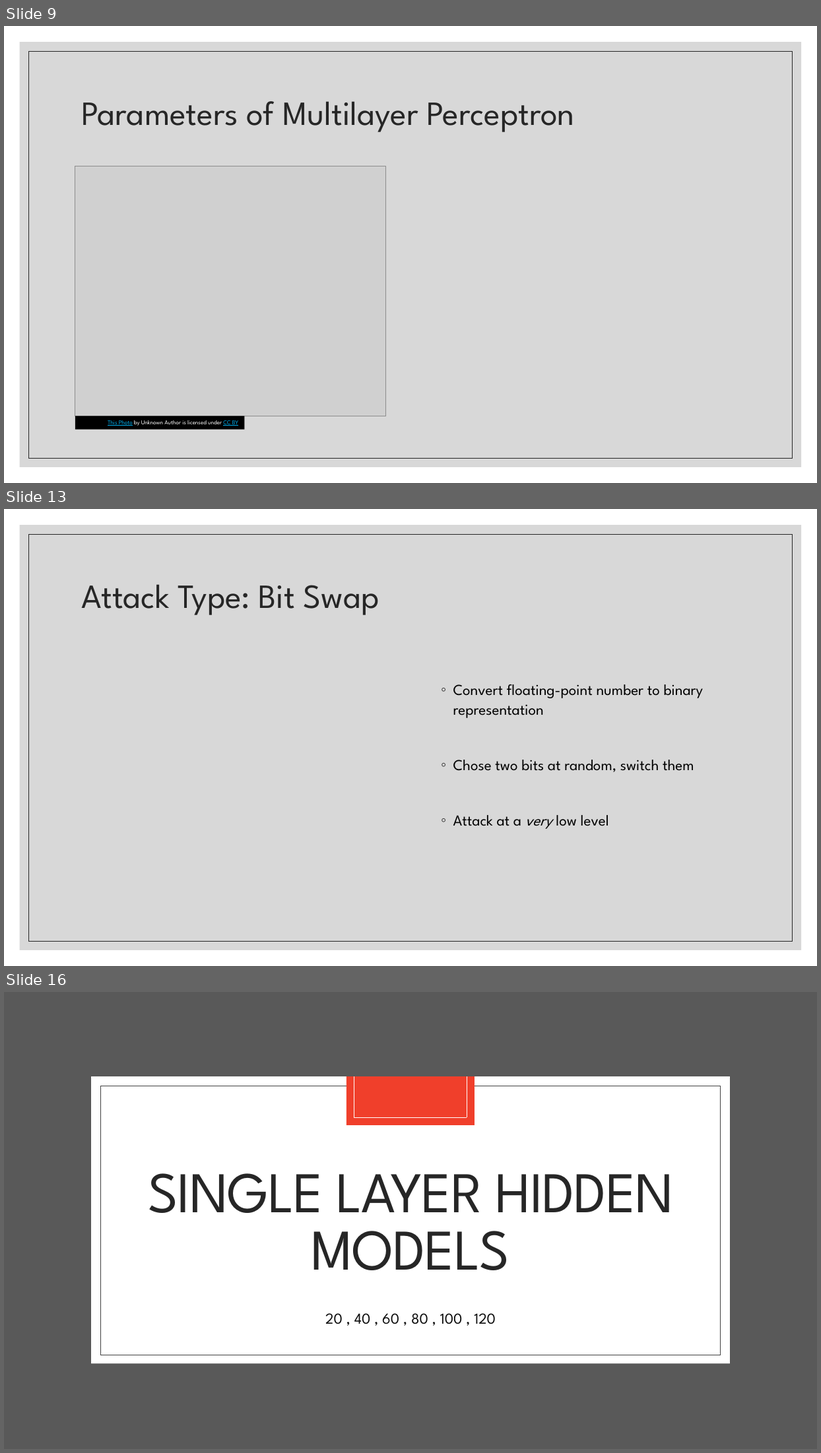
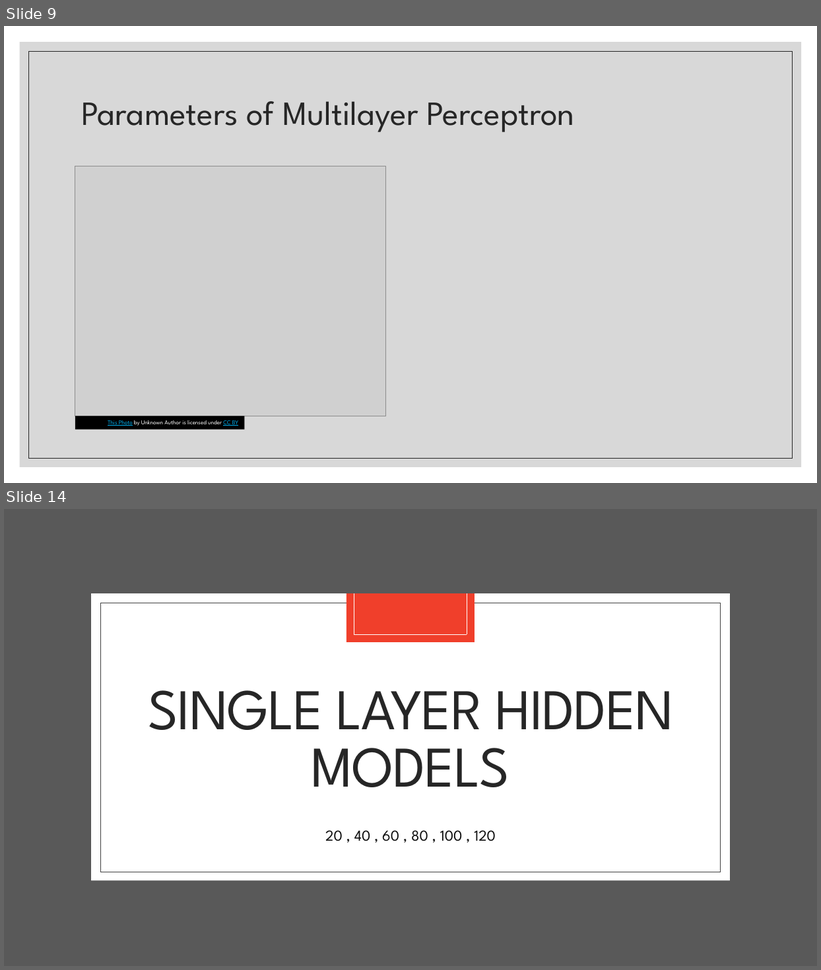
Before and after one commit to landonbuell/Convolutional-Neural-Networks, a slide deck: Presentations/14_04_2020/Modeling Attack Functions.pptx. Shown one above the other, each under a label of ours: slides 9, 13 and 16 before the commit, slides 9 and 14 after it; the slides between them are not shown. The pictures are 821x1453 and 821x970 pixels, drawn with LibreOffice and Linux fonts; fonts in the diff are those of the drawing; grey boxes stand for pictures. Boxes give left, top, right and bottom in pixels: in the first picture for what was removed or moved away, otherwise in the second. Text is boxed around its words. In the diff, an @@ line names an element or a change of style, - is before the commit and + after.

```diff
--- a/Presentations/14_04_2020/Modeling Attack Functions.pptx
+++ b/Presentations/14_04_2020/Modeling Attack Functions.pptx
@@ slide 13 removed at <box>4,509,817,966</box>, background #FFFFFF; not listed: 2 template elements that a slide beside it also shows @@
@@ title removed at <box>81,584,380,615</box> @@
-Attack Type: Bit Swap
@@ text removed at <box>453,685,703,829</box> @@
-◦ Convert floating-point number to binary representation
-◦ Chose two bits at random, switch them
-◦ Attack at a very low level
@@ what was slide 16 is now slide 14 @@
```
Also in this commit, not shown: 2 slides changed, 2 slides added, 1 other slide removed, 12 other files.
